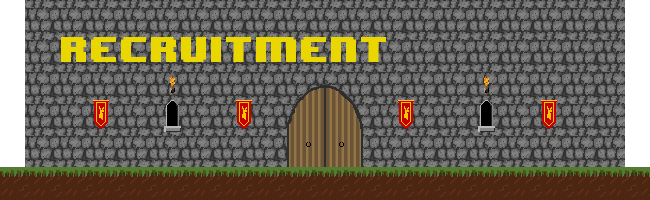
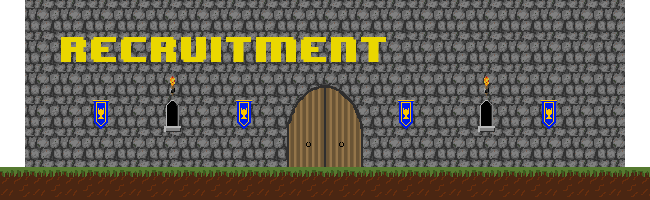
Layer changes from the first 650 x 200 image to the second:
showed "blue flags left" over [93, 101, 252, 129]
showed "blue flags right" over [398, 101, 557, 129]
